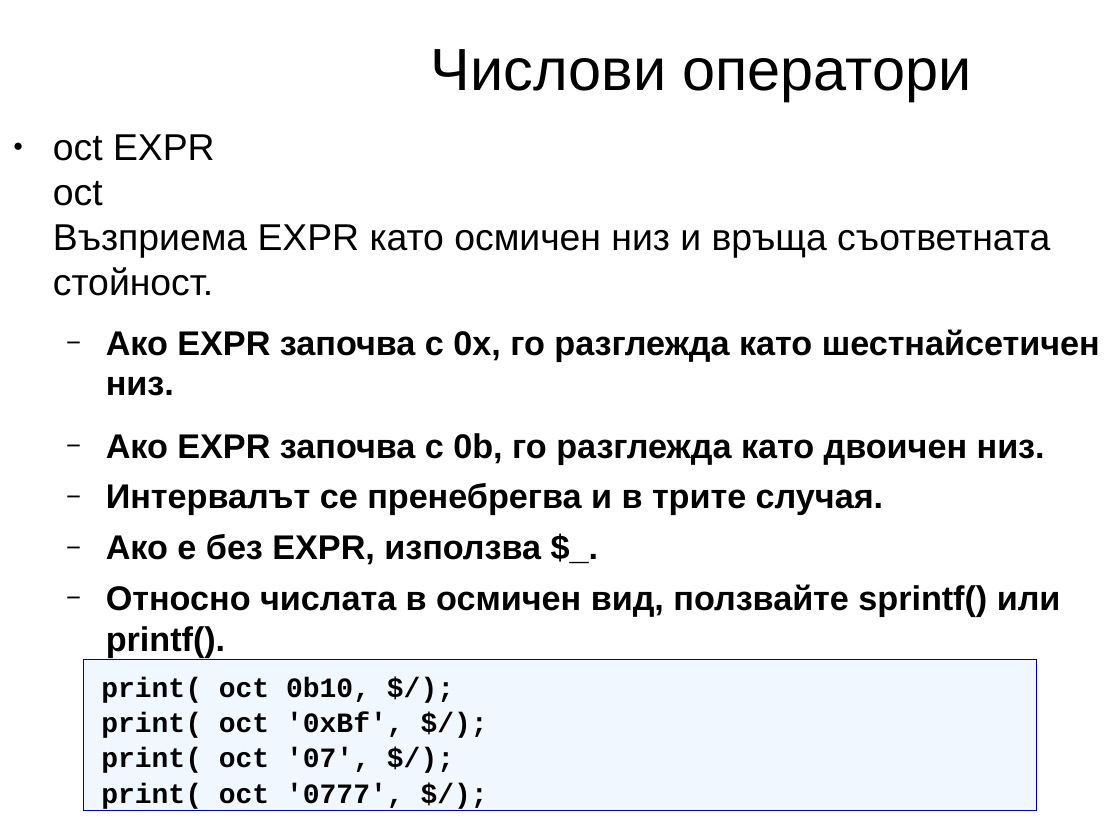
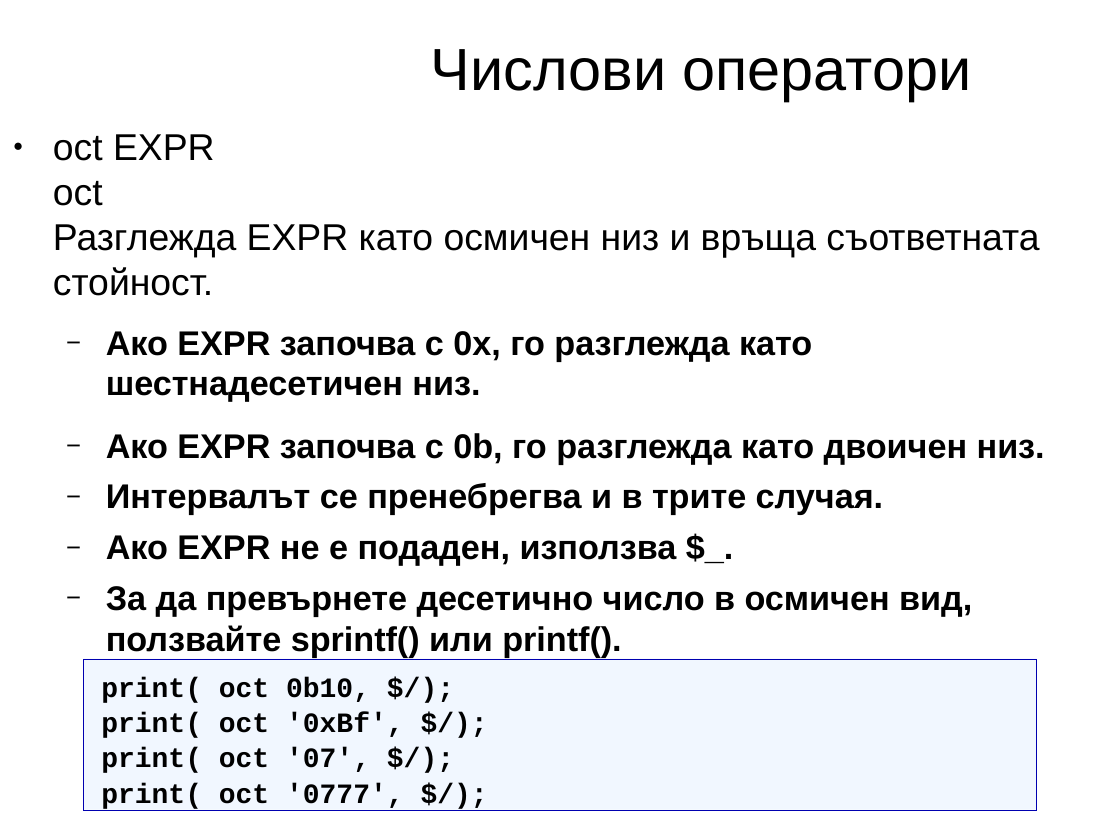
Before and after one commit to kberov/PerlProgrammingCourse, a slide deck: slide 16 of 02_scalar_data_types_bg.odp. Drawn at 1120x840 pixels with LibreOffice and Linux fonts; fonts in the diff are those of the drawing; background and template pictures are left out. Boxes give left, top, right and bottom in pixels: in the first picture for what was removed or moved away, otherwise in the second. Text is boxed around its words. In the diff, an @@ line names an element or a change of style, - is before the commit and + after.

```diff
--- a/02_scalar_data_types_bg.odp
+++ b/02_scalar_data_types_bg.odp
@@ text at (x1=53, y1=134, x2=1039, y2=402): text changed @@
-● oct EXPR
-  oct
-  Възприема EXPR като осмичен низ и връща съответната стойност.
-  − Ако EXPR започва с 0x, го разглежда като шестнайсетичен низ.
+● oct EXPR
+  oct
+  Разглежда EXPR като осмичен низ и връща съответната стойност.
+  − Ако EXPR започва с 0x, го разглежда като
+    шестнадесетичен низ.
@@ text at (x1=106, y1=535, x2=972, y2=657): text changed @@
-  − Ако е без EXPR, използва $_.
-  − Относно числата в осмичен вид, ползвайте sprintf() или printf().
+  − Ако EXPR не е подаден, използва $_.
+  − За да превърнете десетично число в осмичен вид, ползвайте sprintf() или printf().
```
Also in this commit, not shown: 27 other slides changed, 2 other files.
